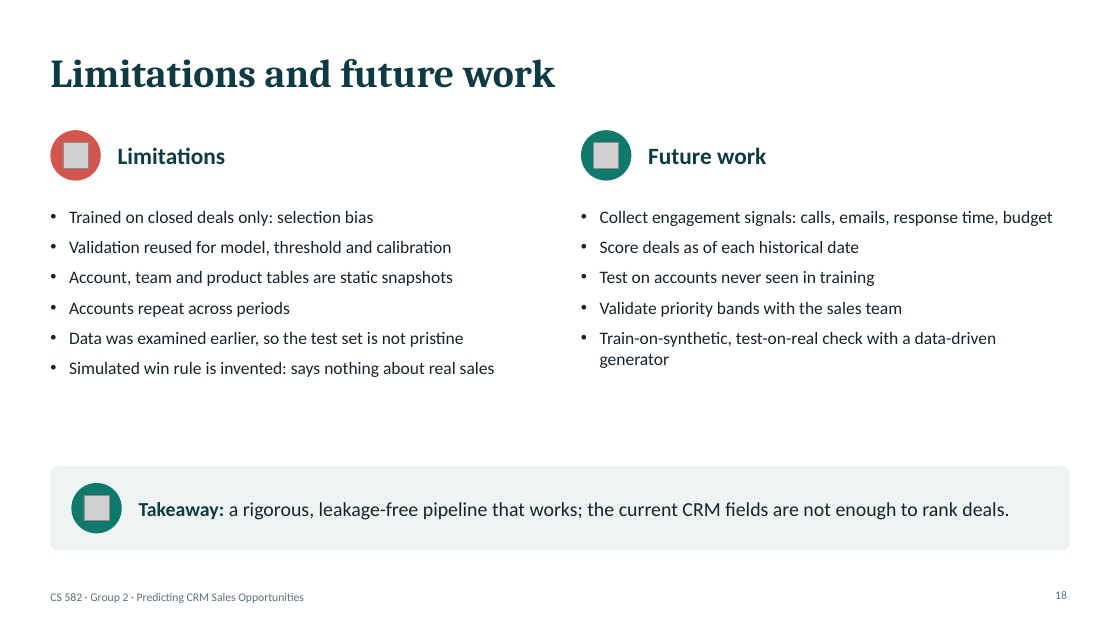
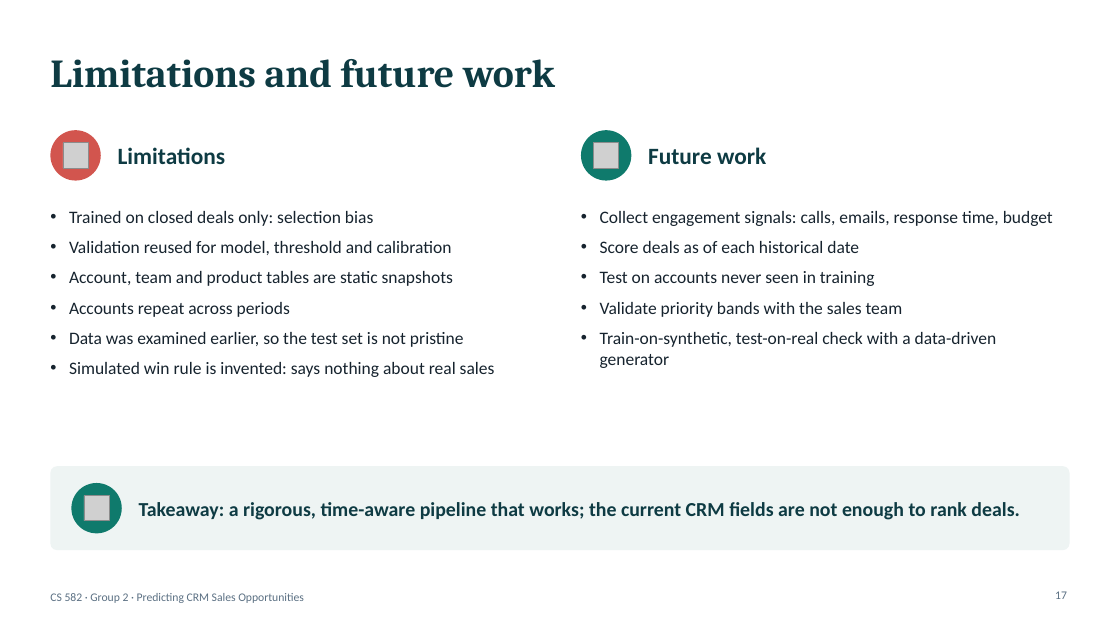
Before and after one commit to adrewtran/cs582-project, a slide deck: slide 17 of CRM_Final.pptx (slide 18 before the commit). Drawn at 1120x630 pixels with LibreOffice and Linux fonts; fonts in the diff are those of the drawing; grey boxes stand for pictures. Boxes give left, top, right and bottom in pixels: in the first picture for what was removed or moved away, otherwise in the second. Text is boxed around its words. In the diff, an @@ line names an element or a change of style, - is before the commit and + after.

```diff
--- a/CRM_Final.pptx
+++ b/CRM_Final.pptx
@@ text at (x1=139, y1=502, x2=1020, y2=520): text changed; text colour #16232E to #0E3B43; bold on @@
-Takeaway: a rigorous, leakage-free pipeline that works; the current CRM fields are not enough to rank deals.
+Takeaway: a rigorous, time-aware pipeline that works; the current CRM fields are not enough to rank deals.
@@ page number at (x1=1055, y1=591, x2=1067, y2=599): text changed @@
-18
+17
```
Also in this commit, not shown: 5 other slides changed, 3 slides added, 4 slides removed, 13 other files.
